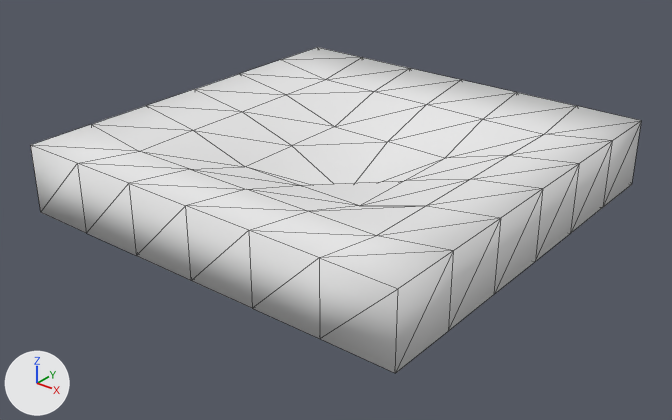
Two versions of the glTF model Mine/Models/Modular/Sewers/SewerFloor2.glb, one commit apart.
One viewpoint serves both versions: a camera (50 mm lens) standing at (7.43, -9.51, 5.65) and looking at (-0.09, -0.11, -0.17). Lighting does not change. The marker at lower left points along +X, +Y and +Z. Mesh edges are drawn as thin lines. Where no turn or scale is listed for an object, it has been applied to the vertices. Vertices at the same position are counted once.
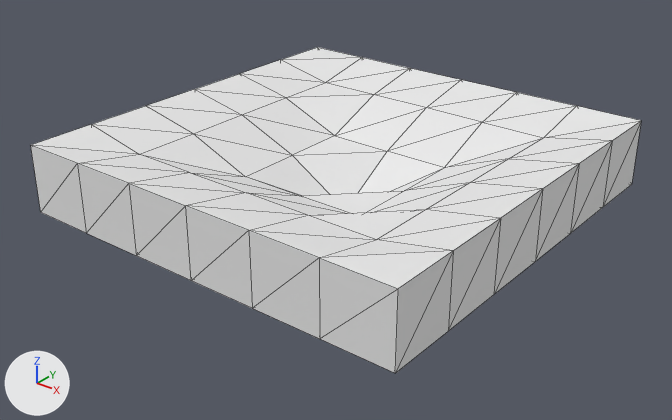
Boxes (x1, y1, x2, y2) around the edits, measured in the pictures (672 x 420 px; the box of a moved part takes in the faces that stretch with it):
'CUBE1', reshaped, shading changed: (31, 47, 641, 373) in both
part 1 of me_cube1, moved or reshaped: before (245, 142, 444, 185); after (246, 151, 443, 196)
part 2 of me_cube1, moved or reshaped: before (140, 92, 544, 211); after (140, 95, 543, 215)
part 3 of me_cube1, moved or reshaped: (32, 57, 641, 258) in both
part 4 of me_cube1, shading changed: (31, 47, 641, 373) in both

Diff of the bpy script that builds the scene:
```diff
--- a/Mine/Models/Modular/Sewers/SewerFloor2.glb.py
+++ b/Mine/Models/Modular/Sewers/SewerFloor2.glb.py
@@ me_cube1 @@
 # used by ob_cube1; location = (0.0, 0.0, 0.0)
-me_cube1.from_pydata(...)  # 98 vertices, 192 faces; spans x -3.0..3.0, y -3.0..3.0, z -0.95..1.0
+me_cube1.from_pydata(...)  # 98 vertices, 192 faces; spans x -3.0..3.0, y -3.0..3.0, z -1.2..1.0
+# me_cube1 part 1: all 2 vertices in x 0.0, y 0.0, z -0.95..0.05 are moved by (0.0, 0.0, -0.25)
+# me_cube1 part 2: 16 of the vertices in x -1.0..1.0, y -1.0..1.0, z -0.45..0.55 are moved by (0.0, 0.0, -0.15)
+# me_cube1 part 3: 32 of the vertices in x -2.0..2.0, y -2.0..2.0, z -0.15..0.85 are moved by (0.0, 0.0, -0.05)
+# me_cube1 part 4: all faces are now shaded flat (192 of 192 changed)
 me_cube1.materials.append(mat_m_voxeldungeon_png)
```
